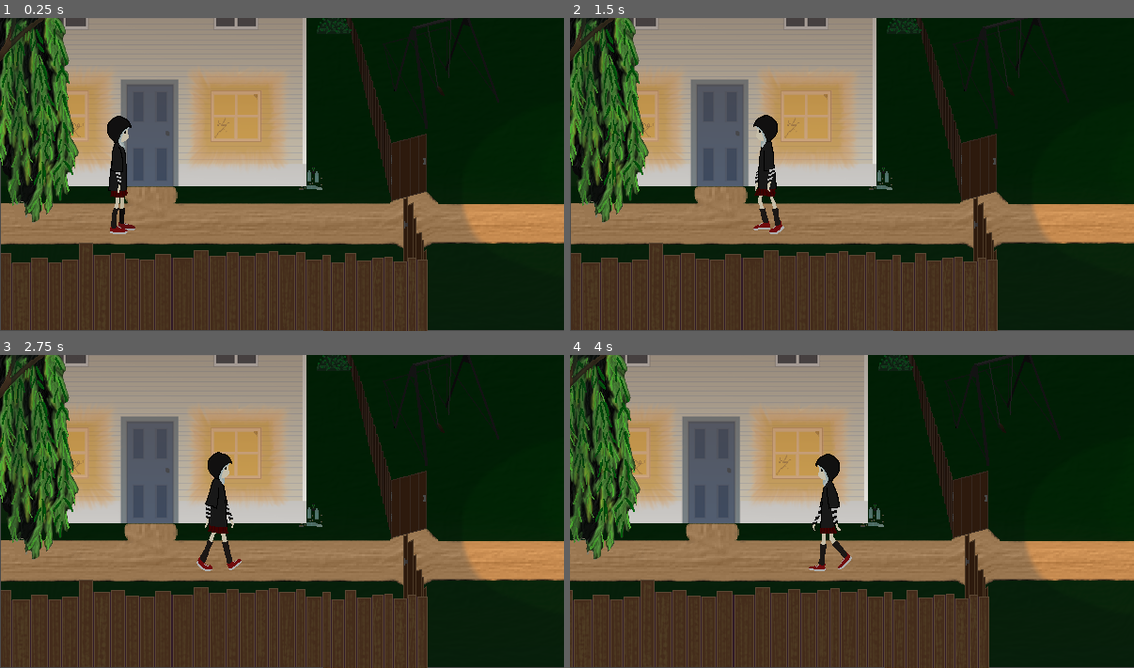
Above: before the commit, frames 1-4 (two rows, left to right).
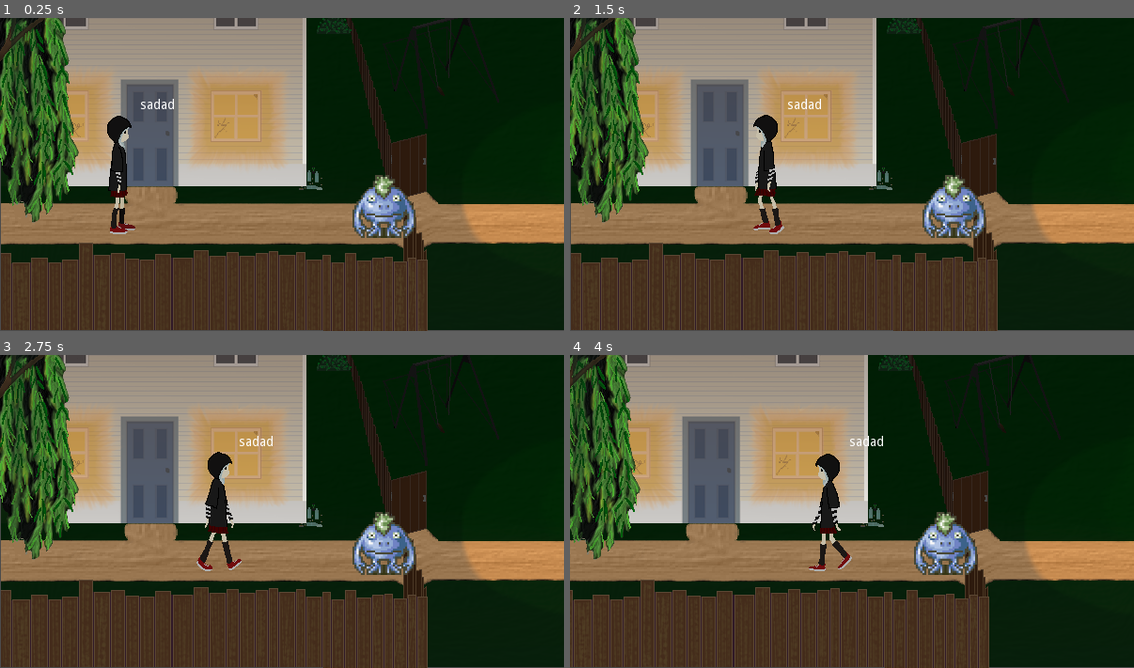
Above: after the commit, the same moments.

Repository: reeFridge/2q20
Game: Godot game, scene res://Node2D.tscn
The game is run twice, just before and just after one commit, with the same random seed, the same clock (stepped at 60 frames per second) and the same inputs.
Inputs:
- Up to frame 1 (0.25 s): no input
- Up to frame 2 (1.5 s): tap Enter at 0.5 s; hold Right (ui_right) 0.53-1.28 s; hold Left (ui_left) from 1.28 s (still down)
- Up to frame 3 (2.75 s): release Left (ui_left) at 2.03 s; hold Right (ui_right) from 2.03 s (still down)
- Up to frame 4 (4 s): release Right (ui_right) at 3.53 s; hold Left (ui_left) from 3.53 s (still down)

The runs differ from the first frame. In frame 1, 1.7% of the frame differs, in the area x 25-74%, y 25-71%; in frame 2, 1.7%; in frame 3, 1.7%; in frame 4, 1.7%.

Commit message:
shit code

Diff:
--- /dev/null
+++ b/Dialog_label.gd
@@ -0,0 +1,20 @@
+extends Label
+
+
+# Declare member variables here. Examples:
+# var a = 2
+# var b = "text"
+
+
+# Called when the node enters the scene tree for the first time.
+func _ready():
+	pass # Replace with function body.
+
+
+# Called every frame. 'delta' is the elapsed time since the previous frame.
+func _physics_process(delta):
+	var player = get_node("/root/Node2D/player")
+	var new_vector = player.get_position()
+	new_vector.x = new_vector.x + 20
+	new_vector.y = new_vector.y - 80
+	set_position(new_vector)
--- a/Node2D.tscn
+++ b/Node2D.tscn
@@ -20,6 +20,8 @@
 [ext_resource path="res://sprite/light.png" type="Texture" id=18]
 [ext_resource path="res://sprite/zabor.png" type="Texture" id=19]
 [ext_resource path="res://sprite/vetka.png" type="Texture" id=20]
+[ext_resource path="res://sprite/dialog_trigger.png" type="Texture" id=21]
+[ext_resource path="res://Dialog_label.gd" type="Script" id=22]
 
 [sub_resource type="SpriteFrames" id=1]
 animations = [ {
@@ -45,6 +47,12 @@
 "speed": 8.0
 } ]
 
+[sub_resource type="CapsuleShape2D" id=4]
+radius = 71.1954
+
+[sub_resource type="CapsuleShape2D" id=5]
+radius = 56.5721
+
 [node name="Node2D" type="Node2D"]
 
 [node name="crypt-room-1" type="Sprite" parent="."]
@@ -66,47 +74,44 @@
 [node name="torch" type="AnimatedSprite" parent="."]
 position = Vector2( 255.915, 80.424 )
 frames = SubResource( 1 )
+frame = 1
 playing = true
 
 [node name="torch3" type="AnimatedSprite" parent="."]
 position = Vector2( 934.218, 81.9314 )
 frames = SubResource( 1 )
+frame = 1
 playing = true
 
 [node name="torch4" type="AnimatedSprite" parent="."]
 position = Vector2( 1314.07, 72.8873 )
 frames = SubResource( 1 )
-frame = 3
 playing = true
 
 [node name="torch5" type="AnimatedSprite" parent="."]
 position = Vector2( 1531.12, 75.902 )
 frames = SubResource( 1 )
-frame = 3
 playing = true
 
 [node name="torch6" type="AnimatedSprite" parent="."]
 position = Vector2( 1825.06, 69.8727 )
 frames = SubResource( 1 )
-frame = 3
 playing = true
 
 [node name="torch2" type="AnimatedSprite" parent="."]
 position = Vector2( 687.698, 84.0664 )
 frames = SubResource( 1 )
-frame = 3
 playing = true
 
 [node name="torch7" type="AnimatedSprite" parent="."]
 position = Vector2( 494.758, 79.5444 )
 frames = SubResource( 1 )
-frame = 3
 playing = true
 
 [node name="monitor" type="AnimatedSprite" parent="."]
 position = Vector2( 2069.01, 134.649 )
 frames = SubResource( 2 )
-frame = 3
+frame = 1
 playing = true
 
 [node name="lamp" type="AnimatedSprite" parent="."]
@@ -121,6 +126,9 @@
 [node name="player" parent="." instance=ExtResource( 1 )]
 position = Vector2( 128.876, 884.311 )
 
+[node name="CollisionShape2D" type="CollisionShape2D" parent="player"]
+shape = SubResource( 4 )
+
 [node name="mebel" type="Sprite" parent="."]
 position = Vector2( 383.774, 648.558 )
 scale = Vector2( 0.982447, 1 )
@@ -133,3 +141,28 @@
 [node name="vetka" type="Sprite" parent="."]
 position = Vector2( 45.8218, 824.326 )
 texture = ExtResource( 20 )
+
+[node name="Dialog" type="Area2D" parent="."]
+collision_mask = 0
+
+[node name="Sprite" type="Sprite" parent="Dialog"]
+position = Vector2( 408.149, 919.07 )
+scale = Vector2( 0.541199, 0.541199 )
+texture = ExtResource( 21 )
+
+[node name="CollisionShape2D" type="CollisionShape2D" parent="Dialog"]
+position = Vector2( 411.365, 920.787 )
+shape = SubResource( 5 )
+
+[node name="Dialog_label" type="Label" parent="."]
+margin_left = 321.306
+margin_top = 849.434
+margin_right = 358.306
+margin_bottom = 863.434
+text = "sadad"
+script = ExtResource( 22 )
+__meta__ = {
+"_edit_use_anchors_": false
+}
+[connection signal="body_entered" from="Dialog" to="player" method="_on_Dialog_body_entered"]
+[connection signal="body_exited" from="Dialog" to="player" method="_on_Dialog_body_exited"]
--- a/player.gd
+++ b/player.gd
@@ -1,8 +1,13 @@
 extends KinematicBody2D
+signal timer_end
+
 
 const speed = 150
 
 var velocity = Vector2()
+
+var text = ["Hello ", "there!", " How'dy?"]
+
 
 func _physics_process(delta):
 	if Input.is_action_pressed("ui_right"):
@@ -19,3 +24,17 @@
 		$AnimatedSprite.play("stand")
 
 	move_and_slide(velocity)
+
+
+
+func _on_Dialog_body_entered(body):
+	var lab = get_node("/root/Node2D/Dialog_label")
+	for i in range(0,text.size()):
+		var t = Timer.new()
+		t.set_wait_time(3)
+		t.set_one_shot(true)
+		self.add_child(t)
+		t.start()
+		yield(t, "timeout")
+		lab.set_text(text[i])
+		t.queue_free()
Not shown: 1 places in Node2D.tscn that only renumber resources
Binary file added: sprite/dialog_trigger.png
Not shown, added: sprite/dialog_trigger.png.import
